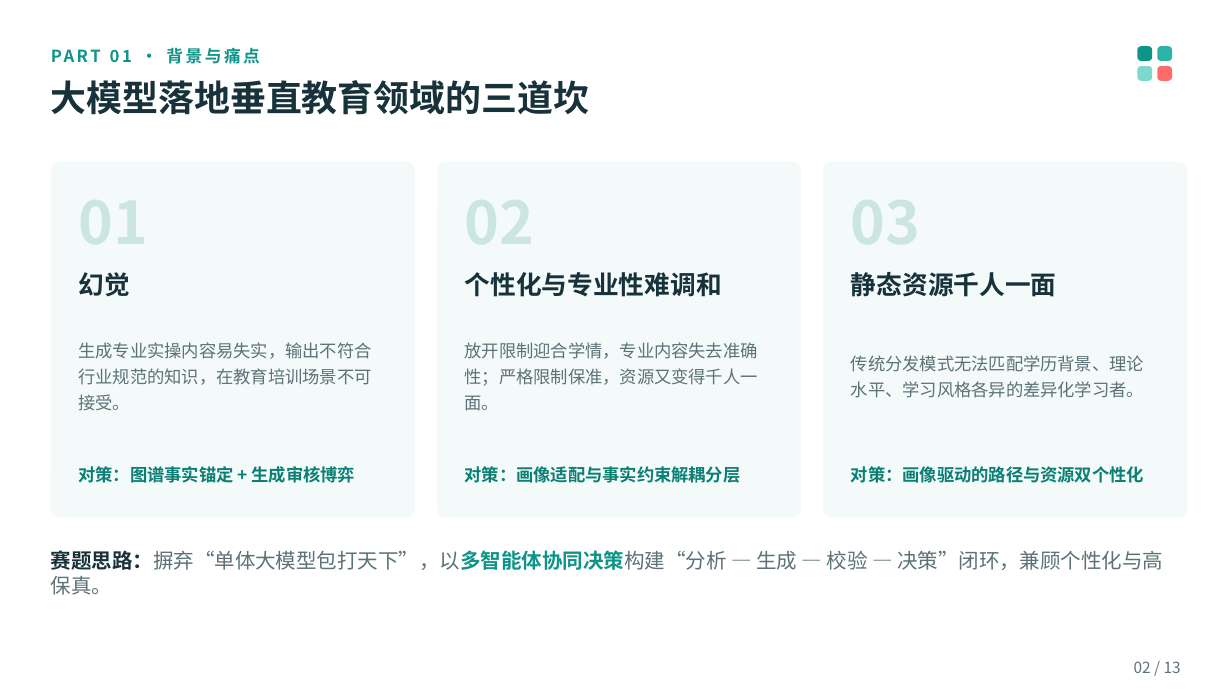
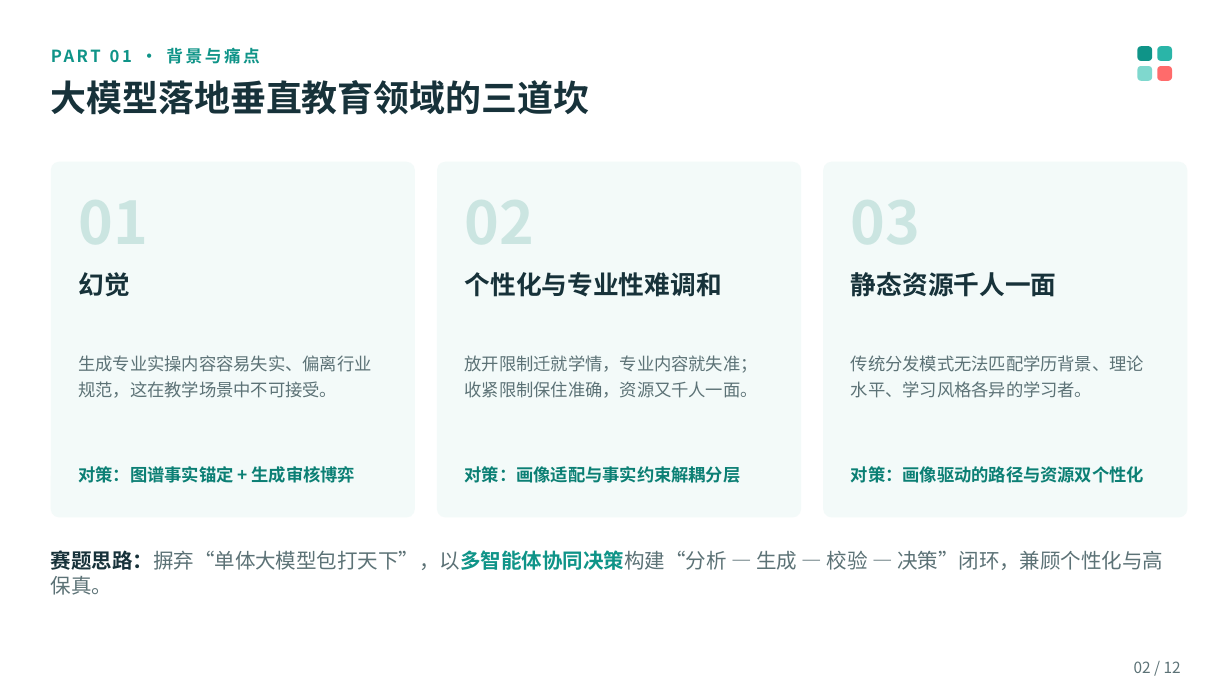
Before and after one commit to origin0722/KMatch-Desktop, a slide deck: slide 2 of docs/比赛提交/项目介绍.pptx. Drawn at 1232x693 pixels with LibreOffice and Linux fonts; fonts in the diff are those of the drawing. Boxes give left, top, right and bottom in pixels: in the first picture for what was removed or moved away, otherwise in the second. Text is boxed around its words. In the diff, an @@ line names an element or a change of style, - is before the commit and + after.

```diff
--- a/docs/比赛提交/项目介绍.pptx
+++ b/docs/比赛提交/项目介绍.pptx
@@ text at (x1=79, y1=355, x2=372, y2=398): text changed @@
-生成专业实操内容易失实，输出不符合行业规范的知识，在教育培训场景不可接受。
+生成专业实操内容容易失实、偏离行业规范，这在教学场景中不可接受。
@@ text at (x1=465, y1=355, x2=758, y2=398): text changed @@
-放开限制迎合学情，专业内容失去准确性；严格限制保准，资源又变得千人一面。
+放开限制迁就学情，专业内容就失准；收紧限制保住准确，资源又千人一面。
@@ text at (x1=851, y1=355, x2=1144, y2=398): text changed @@
-传统分发模式无法匹配学历背景、理论水平、学习风格各异的差异化学习者。
+传统分发模式无法匹配学历背景、理论水平、学习风格各异的学习者。
@@ text at (x1=1134, y1=661, x2=1181, y2=673): text changed @@
-02 / 13
+02 / 12
```
Also in this commit, not shown: 10 other slides changed, 1 slide removed, 15 other files.
